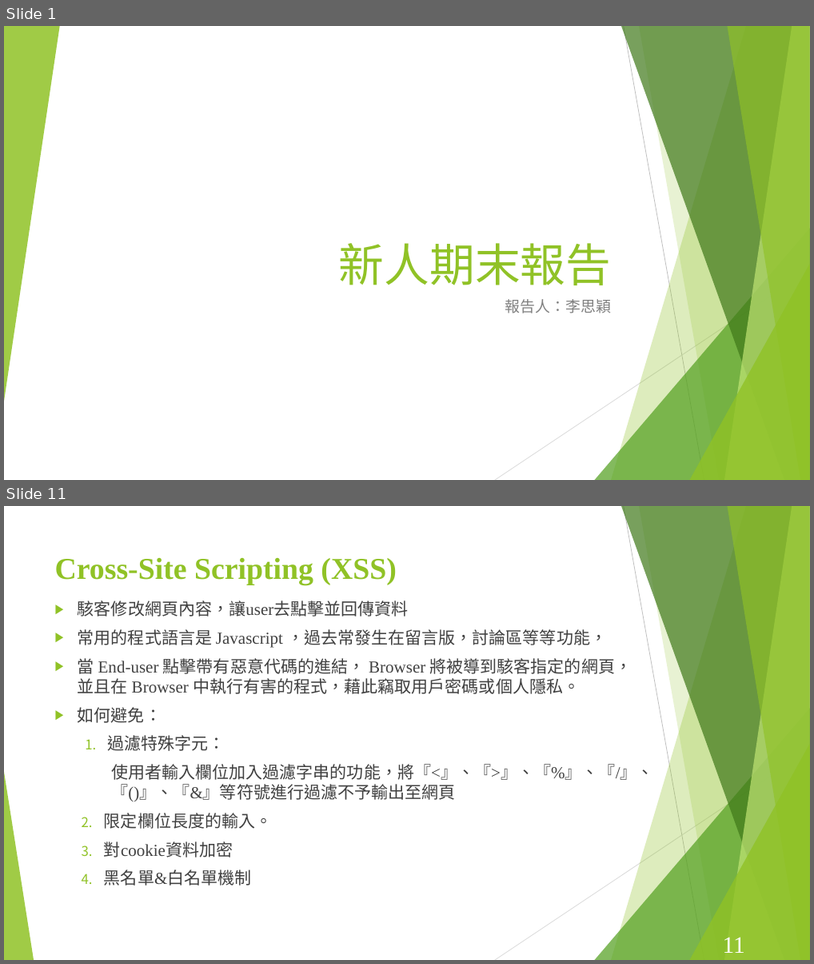
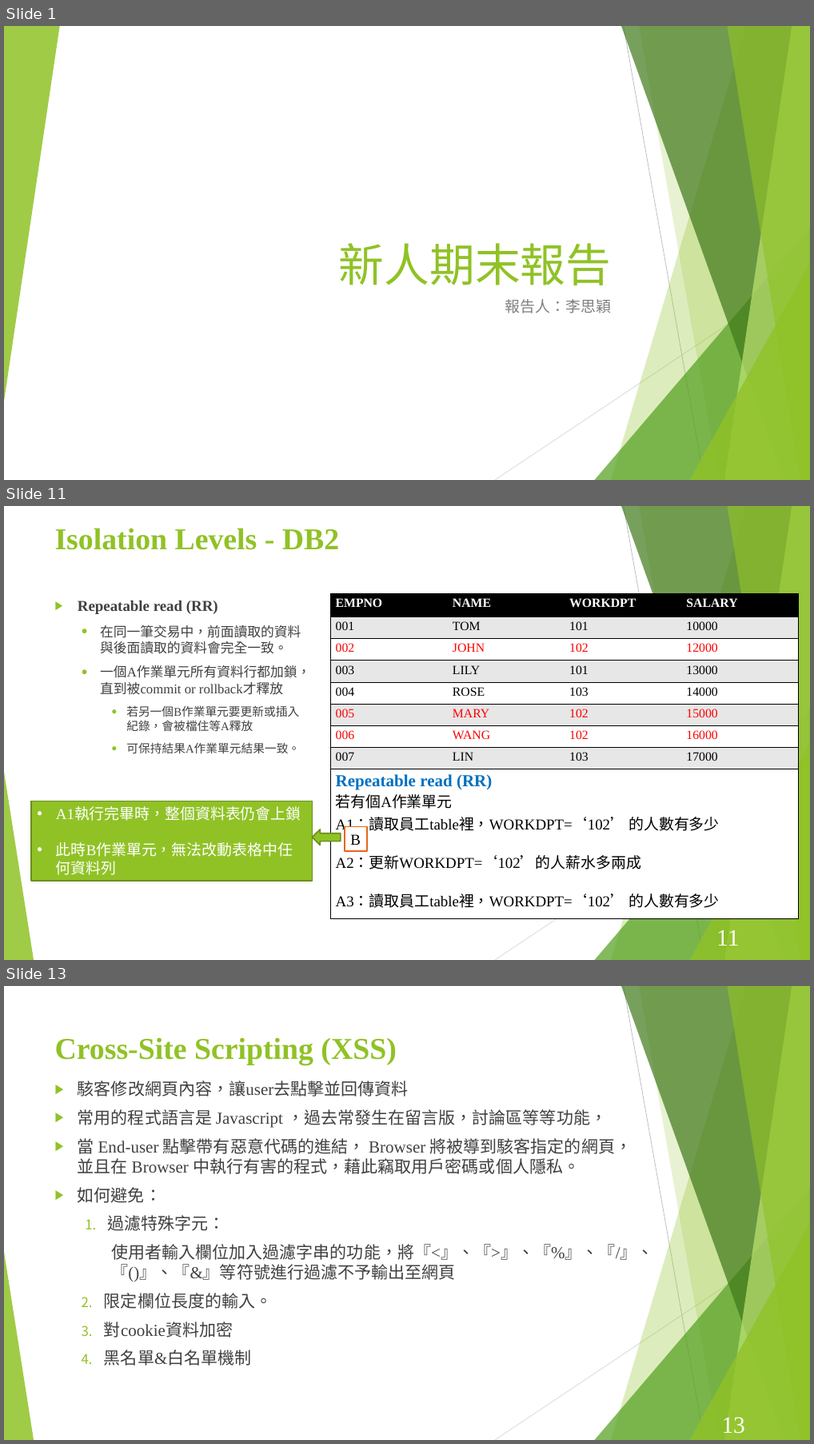
Before and after one commit to Szying/Js_Tools, a slide deck: 期末報告.pptx. Shown one above the other, each under a label of ours: slides 1 and 11 before the commit, slides 1, 11 and 13 after it; the slides between them are not shown. The pictures are 814x964 and 814x1444 pixels, drawn with LibreOffice and Linux fonts; fonts in the diff are those of the drawing. Boxes give left, top, right and bottom in pixels: in the first picture for what was removed or moved away, otherwise in the second. Text is boxed around its words. In the diff, an @@ line names an element or a change of style, - is before the commit and + after.

```diff
--- a/期末報告.pptx
+++ b/期末報告.pptx
@@ slide 11 added at [4, 506, 810, 960], background #FFFFFF; not listed: 10 template elements that a slide beside it also shows @@
@@ title added at [55, 528, 339, 550], 36 pt, text #90C226, bold @@
+Isolation Levels - DB2
@@ table added at [330, 594, 798, 919], 9 rows, 4 columns @@
+EMPNO | NAME | WORKDPT | SALARY
+001 | TOM | 101 | 10000
+002 | JOHN | 102 | 12000
+003 | LILY | 101 | 13000
+004 | ROSE | 103 | 14000
+005 | MARY | 102 | 15000
+006 | WANG | 102 | 16000
+007 | LIN | 103 | 17000
+Repeatable read (RR) / 若有個A作業單元 / A1：讀取員工table裡，WORKDPT=‘102’ 的人數有多少 / A2：更新WORKDPT=‘102’的人薪水多兩成 / A3：讀取員工table裡，WORKDPT=‘102’ 的人數有多少 |  |  | 
@@ text added at [100, 625, 310, 753], 16 pt, text #404040 @@
+▶ Repeatable read (RR)
+  ● 在同一筆交易中，前面讀取的資料與後面讀取的資料會完全一致。
+  ● 一個A作業單元所有資料行都加鎖，直到被commit or rollback才釋放
+    ● 若另一個B作業單元要更新或插入紀錄，會被檔住等A釋放
+    ● 可保持結果A作業單元結果一致。
@@ rectangle added at [31, 801, 313, 880], fill #90C226, outline #6B901C 1.5 pt, 18 pt, text #FFFFFF @@
+• A1執行完畢時，整個資料表仍會上鎖
+• 此時B作業單元，無法改動表格中任何資料列
@@ right arrow added at [313, 829, 341, 844], fill #90C226, outline #6B901C 1.5 pt @@
@@ rectangle added at [345, 827, 367, 851], fill #FFFFFF, outline #E76618 1.5 pt, 18 pt, text #000000 @@
+B
@@ page number added at [717, 929, 739, 945], 28 pt, text #FFFFFF @@
+11
@@ what was slide 11 is now slide 13 @@
@@ page number at [722, 1416, 746, 1433]: text changed @@
-11
+13
```
Also in this commit, not shown: 11 slides changed, 2 other slides added, 1 slide removed.
